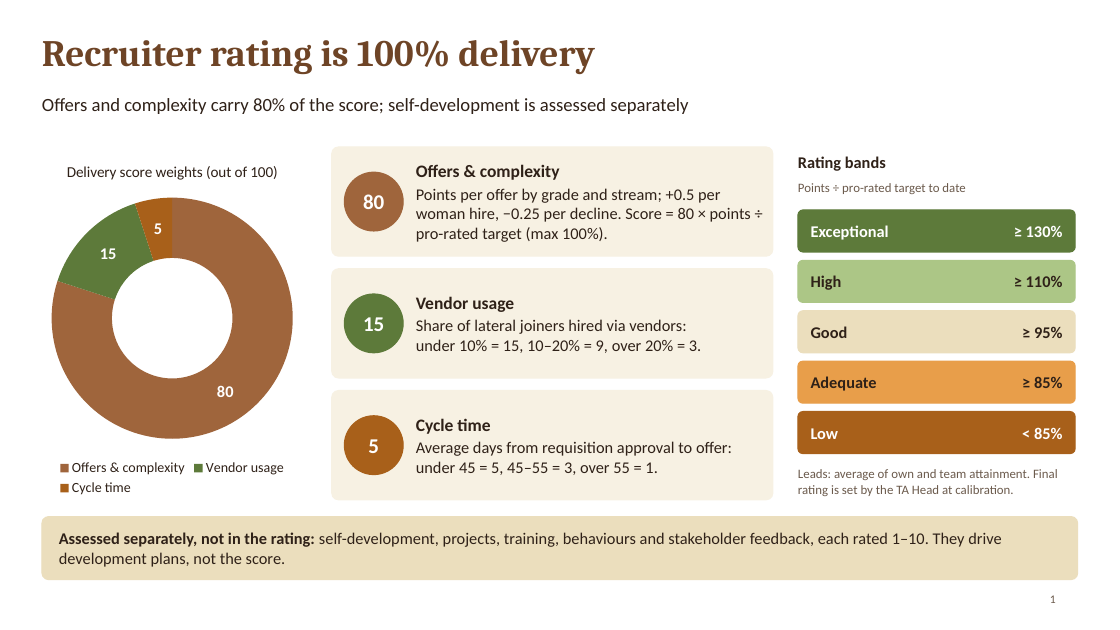
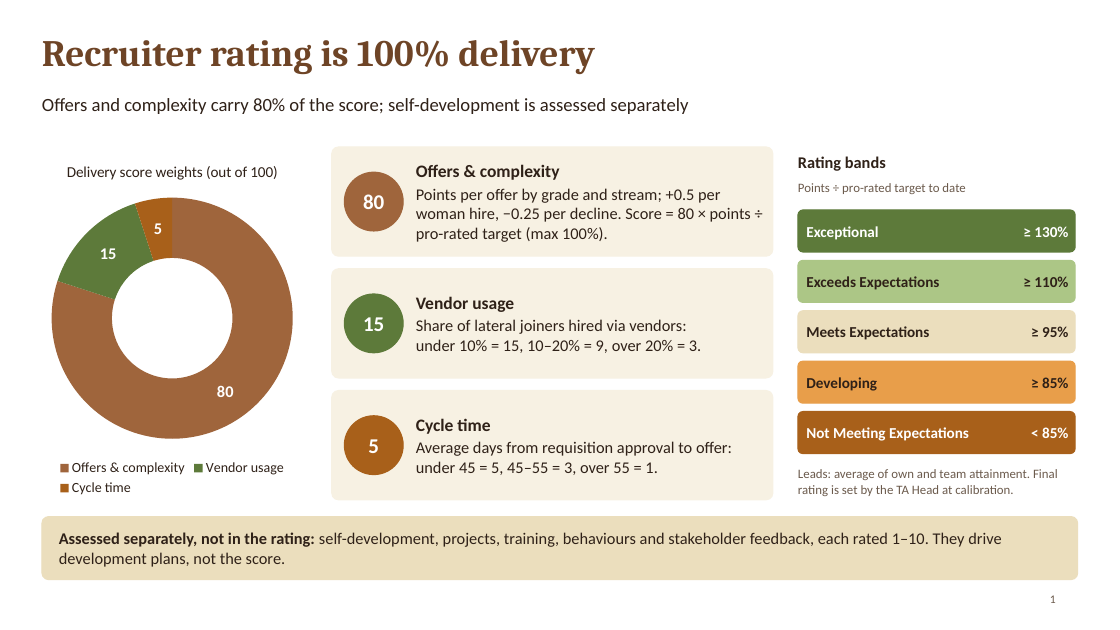
Before and after one commit to ranjiphd-cyber/AI-training, a slide deck: slide 1 of ta-scorecard/Rating_Model_Slide.pptx. Drawn at 1120x630 pixels with LibreOffice and Linux fonts; fonts in the diff are those of the drawing. Boxes give left, top, right and bottom in pixels: in the first picture for what was removed or moved away, otherwise in the second. Text is boxed around its words. In the diff, an @@ line names an element or a change of style, - is before the commit and + after.

```diff
--- a/ta-scorecard/Rating_Model_Slide.pptx
+++ b/ta-scorecard/Rating_Model_Slide.pptx
@@ text "≥ 130%": place and size @@
-text "≥ 130%" at (1026, 225, 1063, 237)
+text "≥ 130%" at (1034, 226, 1068, 237)
@@ text "≥ 110%": place and size @@
-text "≥ 110%" at (1026, 276, 1063, 287)
+text "≥ 110%" at (1034, 276, 1068, 287)
@@ text at (806, 276, 939, 290): text changed; size 14 to 13 pt @@
-High
+Exceeds Expectations
@@ text at (806, 326, 929, 340): text changed; size 14 to 13 pt @@
-Good
+Meets Expectations
@@ text "≥ 95%": place and size @@
-text "≥ 95%" at (1034, 326, 1062, 338)
+text "≥ 95%" at (1042, 326, 1068, 337)
@@ text at (806, 377, 877, 391): text changed; size 14 to 13 pt @@
-Adequate
+Developing
@@ text "≥ 85%": place and size @@
-text "≥ 85%" at (1034, 377, 1062, 388)
+text "≥ 85%" at (1042, 377, 1068, 388)
@@ size 14 to 13 pt in 6 elements at (806, 226, 878, 240), (1034, 226, 1068, 237), (1034, 276, 1068, 287), (1042, 326, 1068, 337), (1042, 377, 1068, 388), (1042, 427, 1068, 438) @@
@@ text "< 85%": place and size @@
-text "< 85%" at (1034, 427, 1062, 439)
+text "< 85%" at (1042, 427, 1068, 438)
@@ text at (806, 427, 969, 441): text changed; size 14 to 13 pt @@
-Low
+Not Meeting Expectations
```
Also in this commit, not shown: 7 other files.
